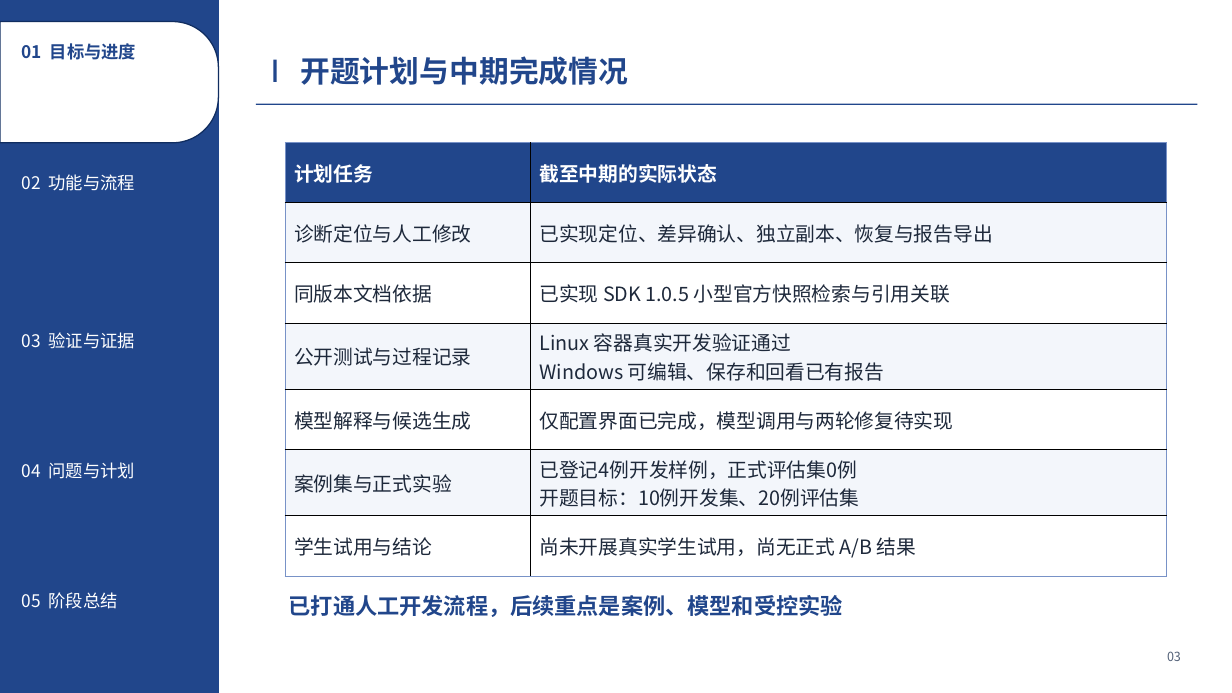
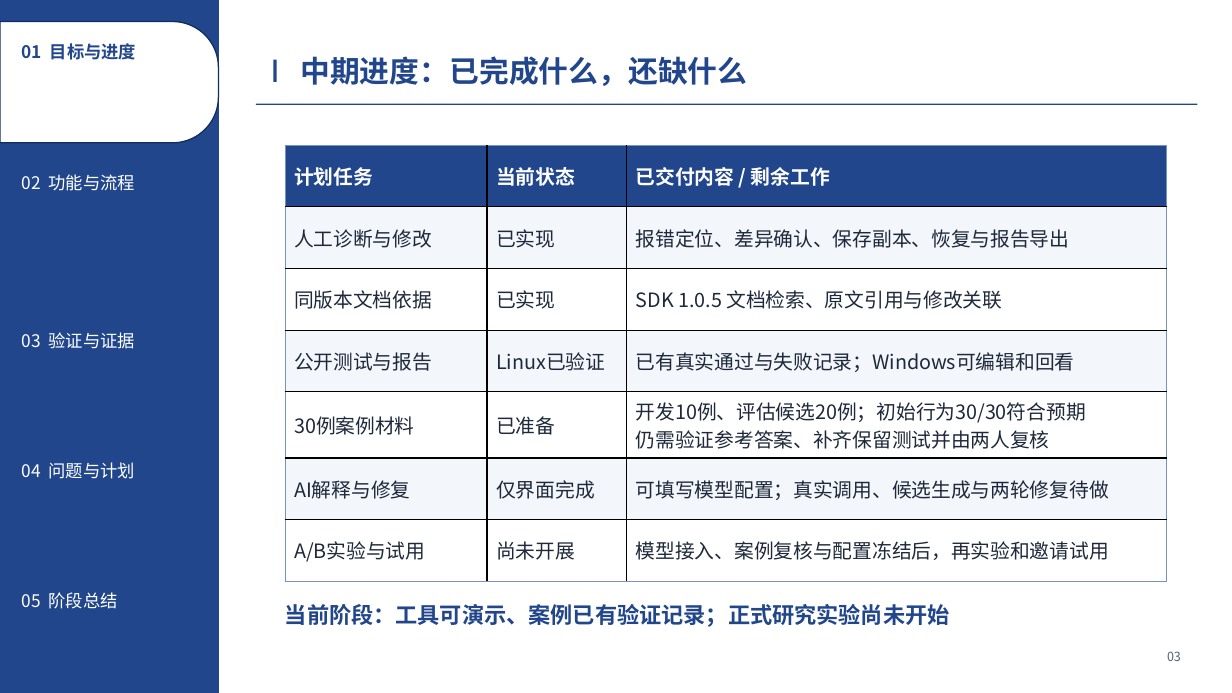
Before and after one commit to Frank72316/cangjie-code-doctor, a slide deck: slide 3 of docs/midterm-defense.pptx. Drawn at 1232x693 pixels with LibreOffice and Linux fonts; fonts in the diff are those of the drawing. Boxes give left, top, right and bottom in pixels: in the first picture for what was removed or moved away, otherwise in the second. Text is boxed around its words. In the diff, an @@ line names an element or a change of style, - is before the commit and + after.

```diff
--- a/docs/midterm-defense.pptx
+++ b/docs/midterm-defense.pptx
@@ text at (x1=300, y1=56, x2=747, y2=86): text changed @@
-开题计划与中期完成情况
+中期进度：已完成什么，还缺什么
@@ table at (x1=285, y1=145, x2=1166, y2=577) @@
-column 1: 计划任务 | 诊断定位与人工修改 | 同版本文档依据 | 公开测试与过程记录 | 模型解释与候选生成 | 案例集与正式实验 | 学生试用与结论
-column 2: 截至中期的实际状态 | 已实现定位、差异确认、独立副本、恢复与报告导出 | 已实现 SDK 1.0.5 小型官方快照检索与引用关联 | Linux 容器真实开发验证通过 / Windows 可编辑、保存和回看已有报告 | 仅配置界面已完成，模型调用与两轮修复待实现 | 已登记4例开发样例，正式评估集0例 / 开题目标：10例开发集、20例评估集 | 尚未开展真实学生试用，尚无正式 A/B 结果
+column 1: 计划任务 | 人工诊断与修改 | 同版本文档依据 | 公开测试与报告 | 30例案例材料 | AI解释与修复 | A/B实验与试用
+column 2: 当前状态 | 已实现 | 已实现 | Linux已验证 | 已准备 | 仅界面完成 | 尚未开展
+column 3: 已交付内容 / 剩余工作 | 报错定位、差异确认、保存副本、恢复与报告导出 | SDK 1.0.5 文档检索、原文引用与修改关联 | 已有真实通过与失败记录；Windows可编辑和回看 | 开发10例、评估候选20例；初始行为30/30符合预期 / 仍需验证参考答案、补齐保留测试并由两人复核 | 可填写模型配置；真实调用、候选生成与两轮修复待做 | 模型接入、案例复核与配置冻结后，再实验和邀请试用
@@ text removed at (x1=289, y1=595, x2=843, y2=617) @@
-已打通人工开发流程，后续重点是案例、模型和受控实验
@@ text added at (x1=285, y1=604, x2=950, y2=627), 17.2 pt, text #21468B, bold @@
+当前阶段：工具可演示、案例已有验证记录；正式研究实验尚未开始
```
Also in this commit, not shown: 4 other slides changed, 1 slide added, 1 slide removed, 2 other files.
